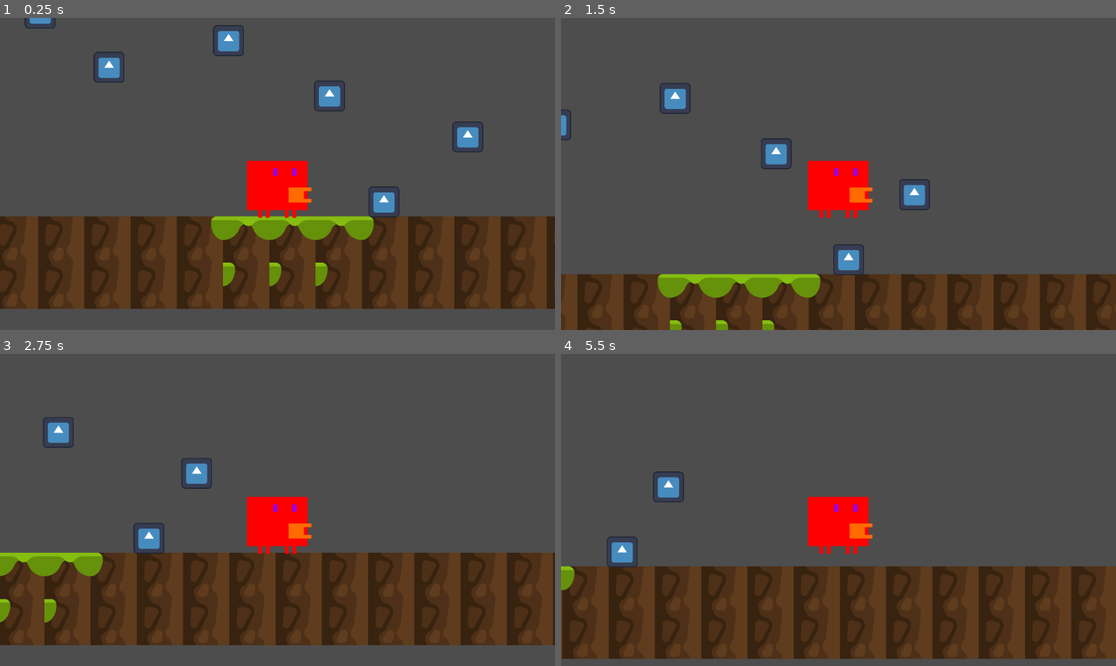
Above: before the commit, frames 1-4 (two rows, left to right).
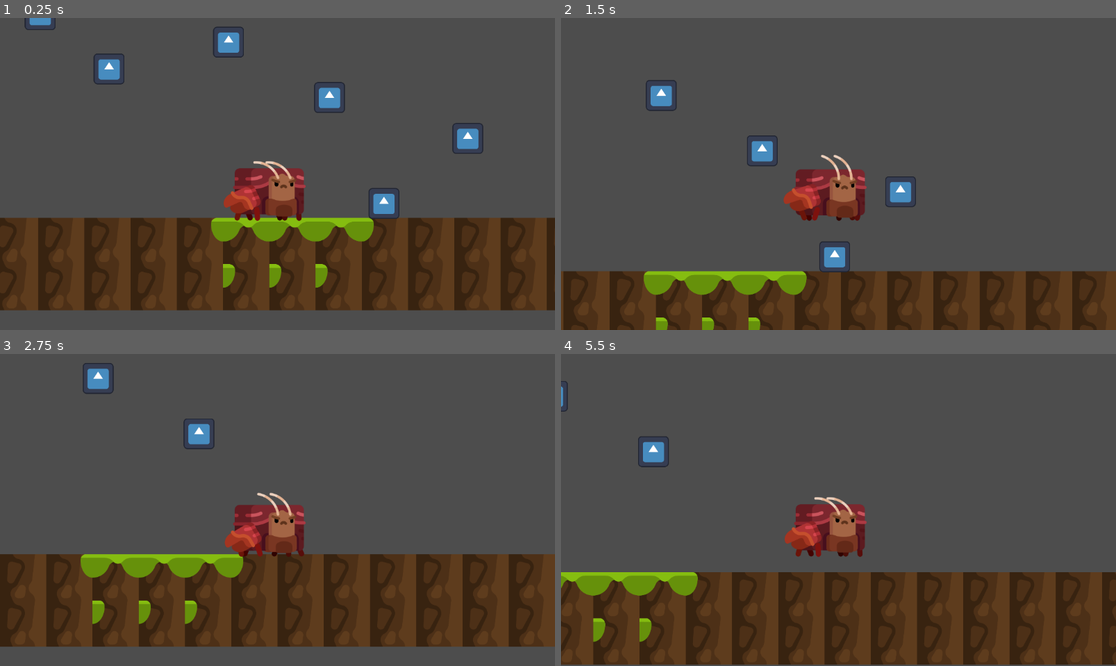
Above: after the commit, the same moments.

Repository: scuffedplus/crabGameCPT
Game: Godot game, scene res://new_scene.tscn
Same seed, same stepped clock (60 frames per second), same inputs: the game is played once before the commit and once after it. The engine's default icon, where the game draws it, is replaced by a stand-in: a white triangle on a blue panel in a dark square.
Inputs:
- Up to frame 1 (0.25 s): no input
- Up to frame 2 (1.5 s): hold Z 0.53-1.28 s; hold Right (ui_right) from 0.53 s (still down); tap Up (ui_up) at 0.77 s; tap Z at 1.35 s
- Up to frame 3 (2.75 s): tap Up (ui_up) at 1.52 s; release Right (ui_right) at 2.03 s; hold Left (ui_left) from 2.03 s (still down); hold X from 2.03 s (still down); tap Z at 2.3 s
- Up to frame 4 (5.5 s): release Left (ui_left) at 2.78 s; release X at 2.78 s; hold Right (ui_right) 2.78-4.28 s; tap Shift at 2.85 s; tap Up (ui_up) at 3.02, 3.77, 4.52 s; tap Z at 3.05, 4.35, 5.3 s; hold Z 3.53-4.28 s; hold Left (ui_left) 4.28-5.03 s; hold Right (ui_right) from 5.03 s (still down); hold X from 5.03 s (still down)

The runs differ from the first frame. In frame 1, 4.8% of the frame differs, in the area x 0-100%, y 1-94%; in frame 2, 12%; in frame 3, 8.8%; in frame 4, 16%, in the area x 0-100%, y 8-100%.

Commit message:
Ver 0.1
Animations in progress and rewrite of code

Diff:
--- a/Crab Game Godot/Enemy Template/Enemy hitbox.gd
+++ b/Crab Game Godot/Enemy Template/BasicEnemyHitbox.gd
@@ -1,5 +1,8 @@
 extends Area2D
-var Health = 300
+var Health = 3
+
+#Code for an enemy that has 3 health
+
 
 const Damage = 1
 
--- a/Crab Game Godot/Player/CharacterBodyMovement2D.gd
+++ b/Crab Game Godot/Player/CharacterBodyMovement2D.gd
@@ -1,4 +1,7 @@
 extends CharacterBody2D
+
+var Punching = false
+var Falling = false
 
 var Midair
 var FacingRight
@@ -7,15 +10,15 @@
 const Bounce = -750
 const GPBounce = -1200
 
-@onready var animation = $Sprite2D/AnimationPlayer
+@onready var _Walk = $WalkingAnim/AnimationPlayer
 
 var PlayerPosition = position.x
 
 const MaxHP = 3
 var CurrentHP = 300
 var JumpState = false
-const MaxWalkSpeed = 250
-const MaxRunSpeed = 600
+const MaxWalkSpeed = 500
+const MaxRunSpeed = 800
 var Accel = 100
 const WalkAccel = 100
 
@@ -64,7 +67,6 @@
 func _physics_process(delta):
 
 	PlayerPosition = position.x
-
 	Midair = !is_on_floor()
 
 #JUMPING CODE
@@ -107,7 +109,7 @@
 		JumpState = true
 	if (JumpState):
 		if (!Input.is_key_pressed(KEY_Z) && velocity.y < 0):
-			velocity.y = velocity.y/10
+			velocity.y = velocity.y/2
 
 #LEFT AND RIGHT ACCELLERATION CODE
 	if (Input.is_key_pressed(KEY_SHIFT)):
@@ -135,8 +137,11 @@
 
 		#Accelerate to the right unless moving left OR midair. Speed limited to MaxWalkSpeed
 		if (Input.is_action_pressed("ui_right")):
+			_Walk.play("Walk")
 			if ((velocity.x < MaxWalkSpeed && velocity.x >= 0) or (Midair && velocity.x < MaxWalkSpeed)):
 				velocity.x += Accel
+		else:
+			_Walk.stop()
 
 #LEFT AND RIGHT DECELLERATION CODE
 
--- /dev/null
+++ b/Crab Game Godot/Player/CrabCode(Inprogress).gd
@@ -0,0 +1,51 @@
+extends CharacterBody2D
+#Basic Variables:
+var gravity = ProjectSettings.get_setting("physics/2d/default_gravity")*2
+
+#Player States:
+var PlayerPosition = position.x
+var Midair = false
+var HoldingNothing = false
+#Whether the player is groundpounding:
+var GPounding = false
+var Jumping = false
+var Invincible = false
+var Stunned = false
+#Needed for Stunned to work correctly dont worry about it.
+var StunDelay = false
+
+#Deceleration and Acceleration Values:
+var Decel = 3
+const MinDecel = 3
+# The amount the deceleration exponentially increases by.
+const DecelMultiplier = 1.75
+var MaxDecel = 25
+#The maximum deceleration changes depending on whether the player is grounded.
+const MidAirMaxDecel = 8
+const OnGroundMaxDecel = 25
+
+
+func _physics_process(delta):
+	#updates variables that need constant updates (whether midair, current position, etc.)
+	StateCheck()
+
+	if (Midair):
+		MaxDecel = MidAirMaxDecel
+		if (!GPounding):
+			velocity.y += gravity * delta
+	else:
+		Jumping = false
+		MaxDecel = OnGroundMaxDecel
+		#if (GPounding == false):
+			#UnGroundPound()
+		#Invicible = false
+		if (StunDelay == false):
+			if (Stunned):
+				Stunned = false
+
+	pass
+
+func StateCheck():
+	PlayerPosition = position.x
+	Midair = !is_on_floor()
+	HoldingNothing = !(Input.is_action_pressed("ui_right") && Input.is_action_pressed("ui_left"))
--- a/Crab Game Godot/new_scene.tscn
+++ b/Crab Game Godot/new_scene.tscn
@@ -1,11 +1,12 @@
-[gd_scene load_steps=22 format=3 uid="uid://b7ba3g73jo8y2"]
+[gd_scene load_steps=23 format=3 uid="uid://b7ba3g73jo8y2"]
 
 [ext_resource type="Texture2D" uid="uid://vod05aw7217s" path="res://Textures/Tileset (2).png" id="1_srdt6"]
 [ext_resource type="Script" path="res://Player/CharacterBodyMovement2D.gd" id="2_5ndbo"]
 [ext_resource type="Texture2D" uid="uid://bubvyh6myossl" path="res://Textures/icon.svg" id="2_bfvet"]
 [ext_resource type="Texture2D" uid="uid://dgkgsgqj3b3fy" path="res://Player/Animations/HorridSpriteSheet.png" id="3_2bnj7"]
 [ext_resource type="Script" path="res://Enemy Template/EnemyMovement.gd" id="3_50qc6"]
-[ext_resource type="Script" path="res://Enemy Template/Enemy hitbox.gd" id="5_huoak"]
+[ext_resource type="Texture2D" uid="uid://c6m6qqilv1f2a" path="res://Player/Animations/CrabWalk.png" id="4_s8245"]
+[ext_resource type="Script" path="res://Enemy Template/BasicEnemyHitbox.gd" id="5_huoak"]
 
 [sub_resource type="CompressedTexture2D" id="CompressedTexture2D_2lug6"]
 
@@ -61,51 +62,6 @@
 sources/0 = SubResource("TileSetAtlasSource_i7ey5")
 sources/1 = SubResource("TileSetAtlasSource_6nwfv")
 
-[sub_resource type="Animation" id="Animation_ynmyr"]
-resource_name = "GroundPound"
-tracks/0/type = "value"
-tracks/0/imported = false
-tracks/0/enabled = true
-tracks/0/path = NodePath(".:frame")
-tracks/0/interp = 1
-tracks/0/loop_wrap = true
-tracks/0/keys = {
-"times": PackedFloat32Array(1),
-"transitions": PackedFloat32Array(1),
-"update": 1,
-"values": [11]
-}
-
-[sub_resource type="Animation" id="Animation_ahcsw"]
-resource_name = "Idle"
-tracks/0/type = "value"
-tracks/0/imported = false
-tracks/0/enabled = true
-tracks/0/path = NodePath(".:frame")
-tracks/0/interp = 1
-tracks/0/loop_wrap = true
-tracks/0/keys = {
-"times": PackedFloat32Array(0.1),
-"transitions": PackedFloat32Array(1),
-"update": 1,
-"values": [0]
-}
-
-[sub_resource type="Animation" id="Animation_c60yk"]
-resource_name = "Jump"
-tracks/0/type = "value"
-tracks/0/imported = false
-tracks/0/enabled = true
-tracks/0/path = NodePath(".:frame")
-tracks/0/interp = 1
-tracks/0/loop_wrap = true
-tracks/0/keys = {
-"times": PackedFloat32Array(0),
-"transitions": PackedFloat32Array(1),
-"update": 1,
-"values": [10]
-}
-
 [sub_resource type="Animation" id="Animation_4k8pb"]
 resource_name = "Punch"
 tracks/0/type = "value"
@@ -130,10 +86,10 @@
 tracks/0/interp = 1
 tracks/0/loop_wrap = true
 tracks/0/keys = {
-"times": PackedFloat32Array(0),
-"transitions": PackedFloat32Array(1),
-"update": 1,
-"values": [0]
+"times": PackedFloat32Array(),
+"transitions": PackedFloat32Array(),
+"update": 1,
+"values": []
 }
 
 [sub_resource type="Animation" id="Animation_lqr5b"]
@@ -154,16 +110,51 @@
 
 [sub_resource type="AnimationLibrary" id="AnimationLibrary_4mflg"]
 _data = {
-"GroundPound": SubResource("Animation_ynmyr"),
-"Idle": SubResource("Animation_ahcsw"),
-"Jump": SubResource("Animation_c60yk"),
 "Punch": SubResource("Animation_4k8pb"),
 "RESET": SubResource("Animation_7nt7p"),
 "Walk": SubResource("Animation_lqr5b")
 }
 
+[sub_resource type="Animation" id="Animation_7mdlk"]
+resource_name = "Walk"
+length = 0.3
+loop_mode = 1
+tracks/0/type = "value"
+tracks/0/imported = false
+tracks/0/enabled = true
+tracks/0/path = NodePath(".:frame")
+tracks/0/interp = 1
+tracks/0/loop_wrap = true
+tracks/0/keys = {
+"times": PackedFloat32Array(0, 0.1, 0.2),
+"transitions": PackedFloat32Array(1, 1, 1),
+"update": 1,
+"values": [0, 1, 2]
+}
+
+[sub_resource type="Animation" id="Animation_ildgw"]
+length = 0.001
+tracks/0/type = "value"
+tracks/0/imported = false
+tracks/0/enabled = true
+tracks/0/path = NodePath(".:frame")
+tracks/0/interp = 1
+tracks/0/loop_wrap = true
+tracks/0/keys = {
+"times": PackedFloat32Array(0),
+"transitions": PackedFloat32Array(1),
+"update": 1,
+"values": [1]
+}
+
+[sub_resource type="AnimationLibrary" id="AnimationLibrary_ue5b4"]
+_data = {
+"RESET": SubResource("Animation_ildgw"),
+"Walk": SubResource("Animation_7mdlk")
+}
+
 [sub_resource type="RectangleShape2D" id="RectangleShape2D_6fwq0"]
-size = Vector2(80.2669, 122.692)
+size = Vector2(92.0523, 108.197)
 
 [sub_resource type="RectangleShape2D" id="RectangleShape2D_weufc"]
 size = Vector2(38.1709, 31.3573)
@@ -213,21 +204,34 @@
 position = Vector2(-1, -41)
 zoom = Vector2(0.5, 0.5)
 
-[node name="Sprite2D" type="Sprite2D" parent="CRAB/Controller"]
+[node name="DebugSprites" type="Sprite2D" parent="CRAB/Controller"]
+visible = false
 position = Vector2(-2, -1.00002)
 scale = Vector2(1.96962, 1.96962)
 texture = ExtResource("3_2bnj7")
 hframes = 4
 vframes = 3
 
-[node name="AnimationPlayer" type="AnimationPlayer" parent="CRAB/Controller/Sprite2D"]
+[node name="AnimationPlayer" type="AnimationPlayer" parent="CRAB/Controller/DebugSprites"]
 libraries = {
 "": SubResource("AnimationLibrary_4mflg")
 }
 
+[node name="WalkingAnim" type="Sprite2D" parent="CRAB/Controller"]
+position = Vector2(-28, 28)
+scale = Vector2(1.38463, 1.38463)
+texture = ExtResource("4_s8245")
+hframes = 5
+vframes = 5
+frame = 1
+
+[node name="AnimationPlayer" type="AnimationPlayer" parent="CRAB/Controller/WalkingAnim"]
+libraries = {
+"": SubResource("AnimationLibrary_ue5b4")
+}
+
 [node name="CollisionShape2D" type="CollisionShape2D" parent="CRAB/Controller"]
-visible = false
-position = Vector2(-2, 22)
+position = Vector2(-35.5, 42.5)
 scale = Vector2(3.13952, 1.93167)
 shape = SubResource("RectangleShape2D_6fwq0")
 
Binary file added: Crab Game Godot/Player/Animations/CrabWalk.png
Not shown, added: Crab Game Godot/Player/Animations/CrabWalk.png.import
